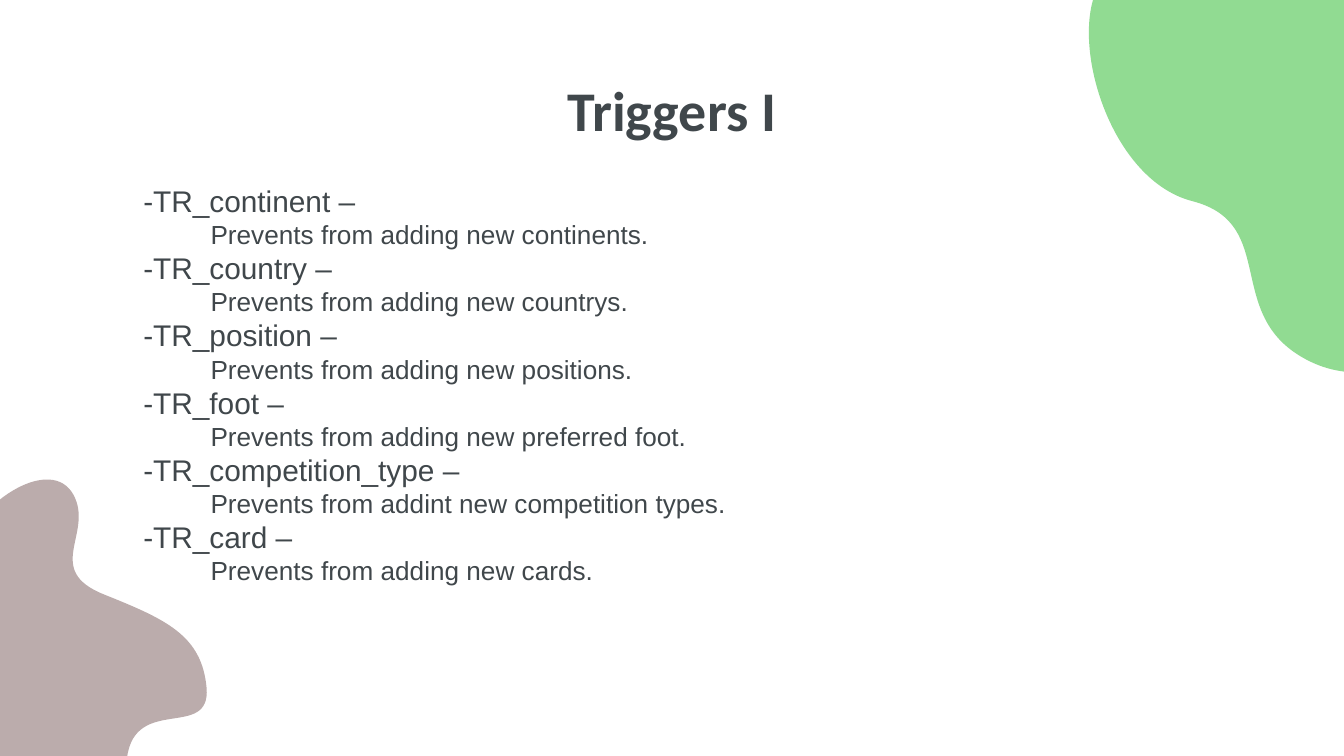
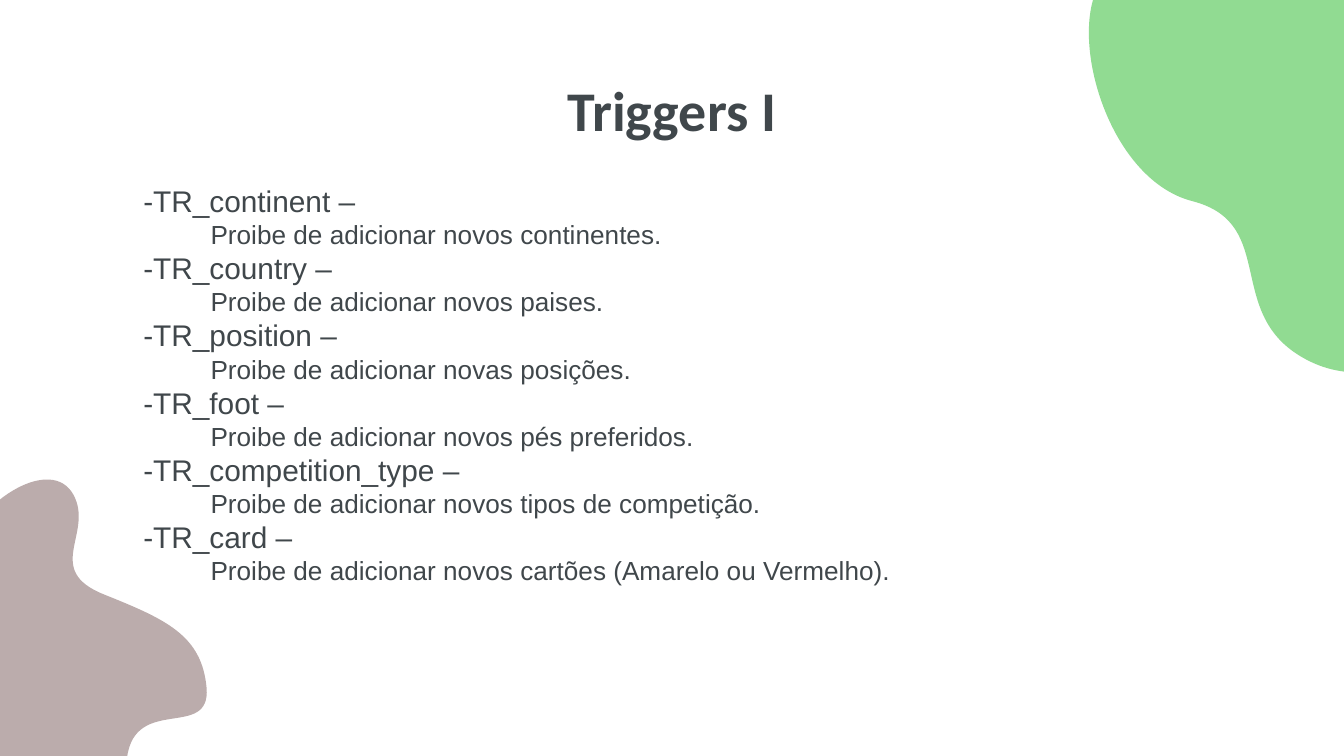
Before and after one commit to diogopjesus/bd-project, a slide deck: slide 10 of Apresentacao/ApresentacaoBD_Final.pptx. Drawn at 1344x756 pixels with LibreOffice and Linux fonts; fonts in the diff are those of the drawing. Boxes give left, top, right and bottom in pixels: in the first picture for what was removed or moved away, otherwise in the second. Text is boxed around its words. In the diff, an @@ line names an element or a change of style, - is before the commit and + after.

```diff
--- a/Apresentacao/ApresentacaoBD_Final.pptx
+++ b/Apresentacao/ApresentacaoBD_Final.pptx
@@ text at [211,225,661,245]: text changed @@
-  – Prevents from adding new continents.
+  – Proibe de adicionar novos continentes.
@@ text at [211,292,603,317]: text changed @@
-  – Prevents from adding new countrys.
+  – Proibe de adicionar novos paises.
@@ text at [211,360,631,384]: text changed @@
-  – Prevents from adding new positions.
+  – Proibe de adicionar novas posições.
@@ text at [211,426,694,452]: text changed @@
-  – Prevents from adding new preferred foot.
+  – Proibe de adicionar novos pés preferidos.
@@ text at [211,494,760,519]: text changed @@
-  – Prevents from addint new competition types.
+  – Proibe de adicionar novos tipos de competição.
@@ text at [211,561,889,586]: text changed @@
-  – Prevents from adding new cards.
+  – Proibe de adicionar novos cartões (Amarelo ou Vermelho).
```
Also in this commit, not shown: 2 other slides changed, 2 slides added, 3 slides removed, 1 other file.
